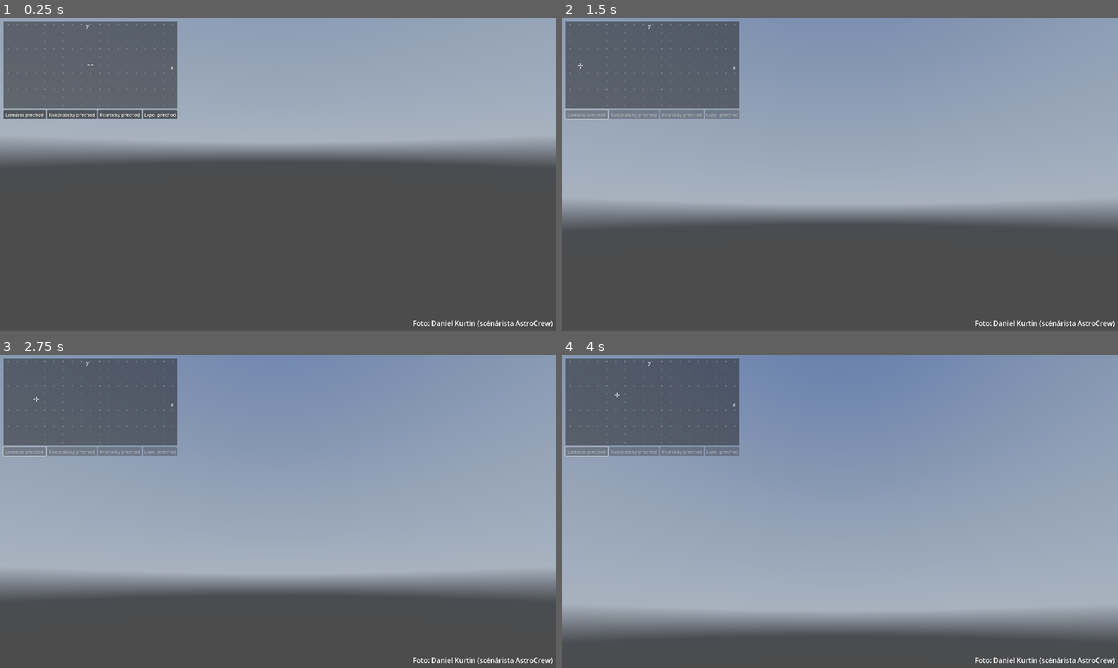
Above: before the commit, frames 1-4 (two rows, left to right).
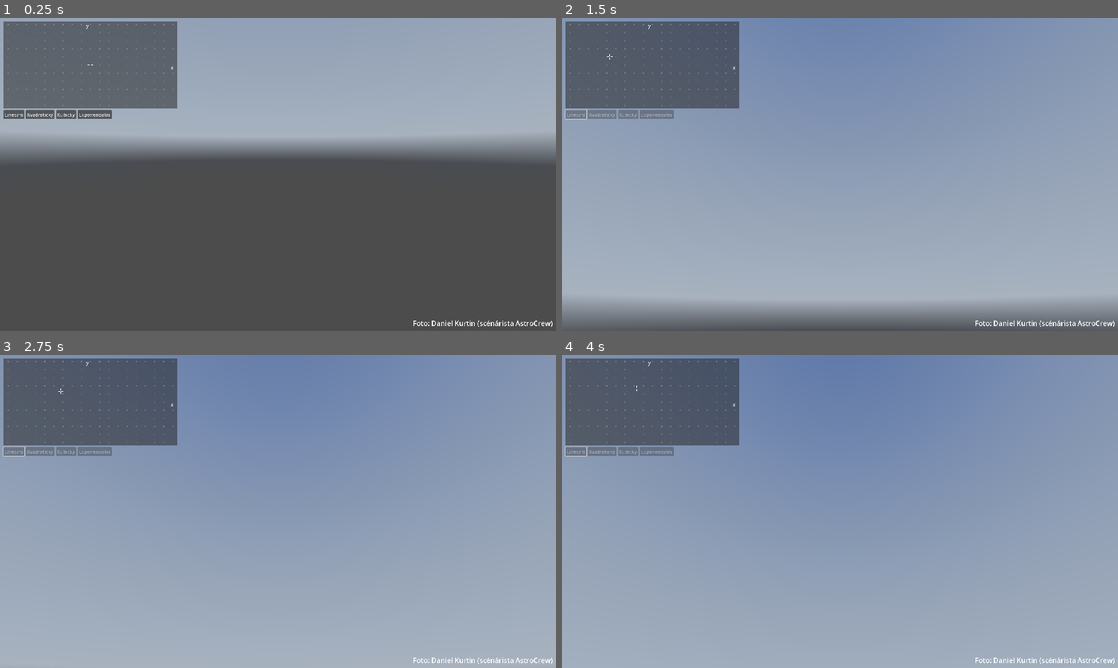
Above: after the commit, the same moments.

Repository: MadeByIToncek/maturitni_prace
Game: Godot game, scene res://main.tscn
The game is run twice, just before and just after one commit, with the same random seed, the same clock (stepped at 60 frames per second) and the same inputs. A sky picture missing from this copy of the repository is replaced by a grey-blue gradient.
Inputs (mouse positions are in pixels of both pictures, inside the frame that each line leads up to):
- Up to frame 1 (0.25 s): no input
- Up to frame 2 (1.5 s): click "Lineární přechod" (after the commit: "Lineární") at 0.5 s; tap Enter at 1.25 s; move the mouse to (962, 158) at 1.27 s; click (962, 158) at 1.42 s
- Up to frame 3 (2.75 s): drag from (166, 527) to (250, 574) at 2.02 s
- Up to frame 4 (4 s): move the mouse to (895, 442) at 2.77 s; click (895, 442) at 2.92 s; drag from (812, 574) to (673, 464) at 3.52 s

The runs differ from the first frame. In frame 1, 0.5% of the frame differs, in the area x 0-32%, y 29-33%; in frame 2, 38%, in the area x 0-100%, y 11-100%; in frame 3, 29%; in frame 4, 17%.

Commit message:
Progress

Diff:
--- a/az-alt-space/graphcontroller.gd
+++ b/az-alt-space/graphcontroller.gd
@@ -98,7 +98,7 @@
 	anim(Tween.TRANS_QUAD);
 
 func changeToAnim3():
-	anim(Tween.TRANS_QUART);
+	anim(Tween.TRANS_CUBIC);
 
 func changeToAnim4():
 	anim(Tween.TRANS_EXPO);
@@ -112,9 +112,9 @@
 		$"../Animace 4".disabled = true;
 		var tween = get_tree().create_tween().set_parallel().set_ease(Tween.EASE_IN_OUT).set_trans(trans);
 
-		camera.rotation_degrees = Vector3(10.92857, 166.9655,0);
+		camera.rotation_degrees = Vector3(30.85714, 103.6552, 0.0);
 
-		tween.tween_property(camera,"rotation_degrees",Vector3(83.25282, -160.2069,0),10);
+		tween.tween_property(camera,"rotation_degrees",Vector3(81.64286, -133.4483, 0.0),10);
 		tween.finished.connect(func():
 			animating = false;
 			$"../Animace 1".disabled = false;
--- a/az-alt-space/main.tscn
+++ b/az-alt-space/main.tscn
@@ -164,32 +164,34 @@
 [node name="Animace 1" type="Button" parent="CanvasLayer"]
 offset_left = 10.0
 offset_top = 316.0
-offset_right = 156.0
-offset_bottom = 347.0
-text = "Lineární přechod"
+offset_right = 82.0
+offset_bottom = 347.0
+text = "Lineární"
 
 [node name="Animace 2" type="Button" parent="CanvasLayer"]
-offset_left = 160.0
-offset_top = 316.0
-offset_right = 333.0
-offset_bottom = 347.0
-text = "Kvadratický přechod"
+offset_left = 87.0
+offset_top = 316.0
+offset_right = 186.0
+offset_bottom = 347.0
+text = "Kvadratický"
 
 [node name="Animace 3" type="Button" parent="CanvasLayer"]
-offset_left = 337.0
-offset_top = 316.0
-offset_right = 488.0
-offset_bottom = 347.0
-text = "Kvartický přechod"
+offset_left = 192.0
+offset_top = 316.0
+offset_right = 261.0
+offset_bottom = 347.0
+text = "Kubický"
 
 [node name="Animace 4" type="Button" parent="CanvasLayer"]
-offset_left = 492.0
-offset_top = 316.0
-offset_right = 610.0
-offset_bottom = 347.0
-text = "Expo. přechod"
+offset_left = 266.0
+offset_top = 316.0
+offset_right = 384.0
+offset_bottom = 347.0
+text = "Exponenciální"
 
 [node name="Camera3D" type="Camera3D" parent="."]
+current = true
+fov = 67.3801
 
 [node name="WorldEnvironment" type="WorldEnvironment" parent="."]
 environment = SubResource("Environment_xmbo5")
Not shown, changed: maturitni_prace.tex
Not shown, changed: redirect.ps1
